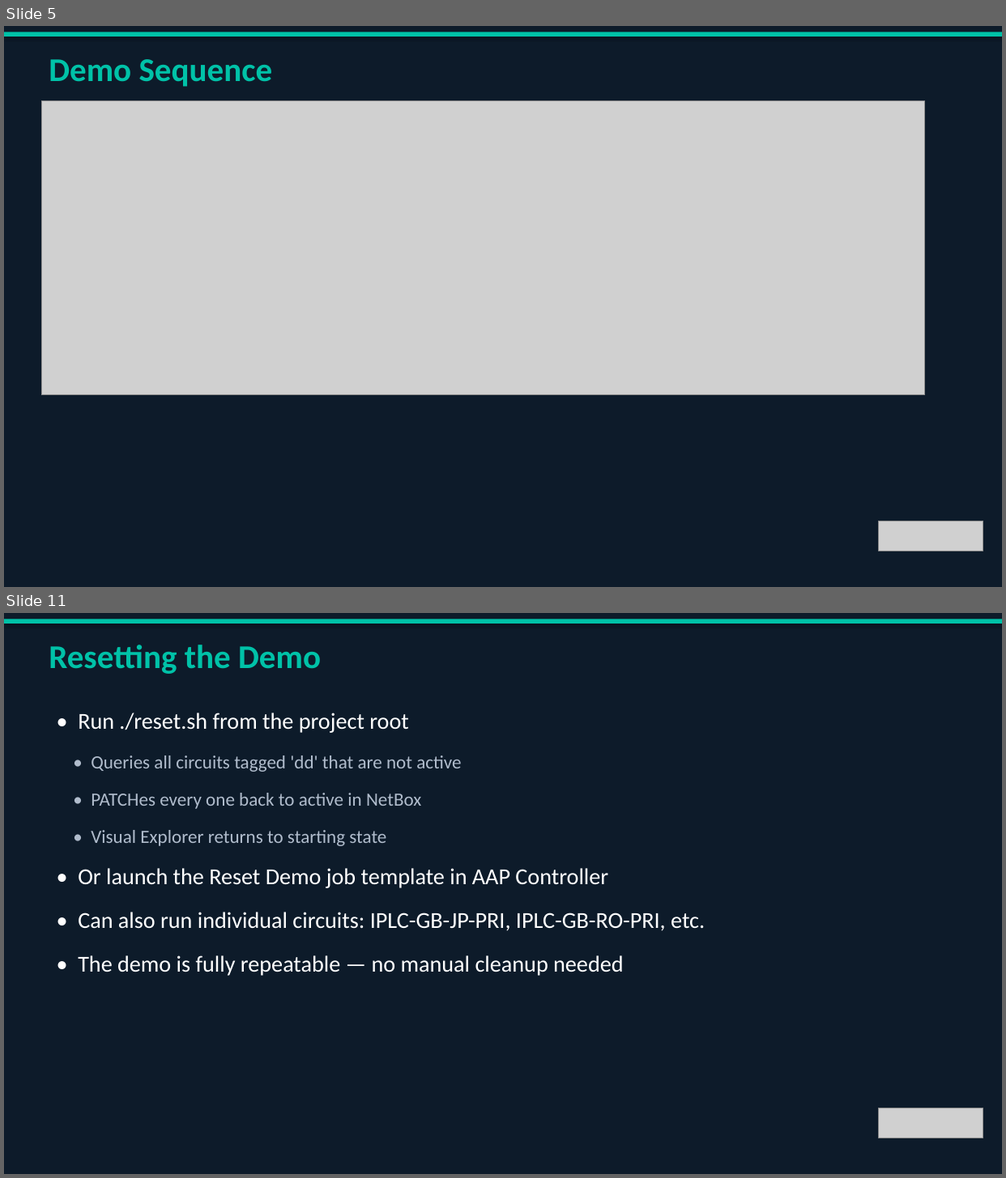
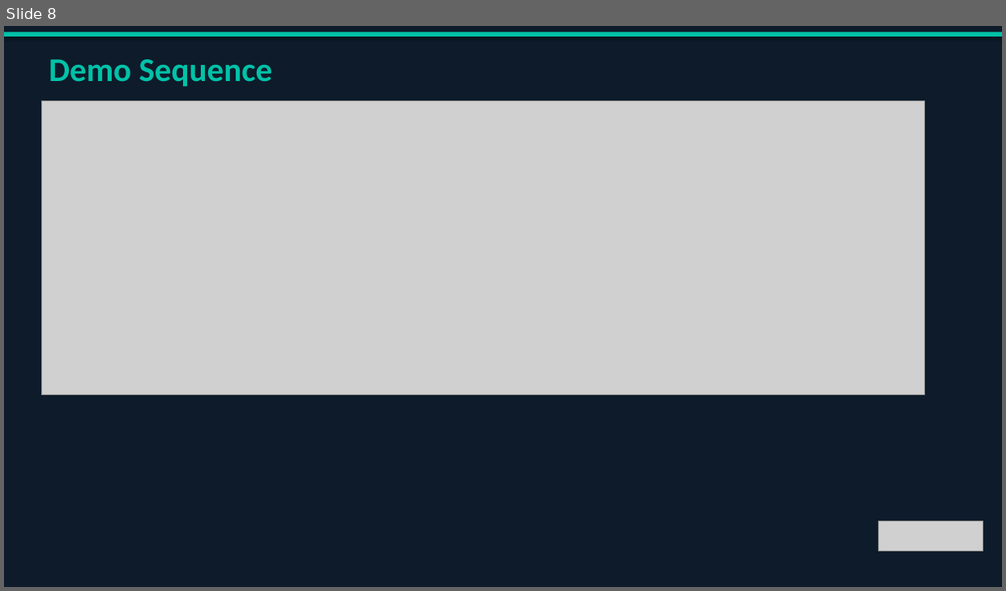
Before and after one commit to my0373/summit-netbox-circuits-demo, a slide deck: slides/Summit_Demo_Deck.pptx. Shown one above the other, each under a label of ours: slides 5 and 11 before the commit, slide 8 after it; the slides between them are not shown. The pictures are 1006x1178 and 1006x591 pixels, drawn with LibreOffice and Linux fonts; fonts in the diff are those of the drawing; grey boxes stand for pictures. Boxes give left, top, right and bottom in pixels: in the first picture for what was removed or moved away, otherwise in the second. Text is boxed around its words. In the diff, an @@ line names an element or a change of style, - is before the commit and + after.

```diff
--- a/slides/Summit_Demo_Deck.pptx
+++ b/slides/Summit_Demo_Deck.pptx
@@ slide 11 removed at bbox=[4, 613, 1002, 1174], background #0D1B2A @@
@@ rectangle removed at bbox=[4, 619, 1002, 624] @@
@@ text removed at bbox=[49, 645, 321, 674] @@
-Resetting the Demo
@@ text removed at bbox=[78, 713, 409, 733] @@
-• Run ./reset.sh from the project root
@@ text removed at bbox=[91, 756, 461, 772] @@
-• Queries all circuits tagged 'dd' that are not active
@@ text removed at bbox=[91, 793, 421, 809] @@
-• PATCHes every one back to active in NetBox
@@ text removed at bbox=[91, 830, 386, 846] @@
-• Visual Explorer returns to starting state
@@ text removed at bbox=[78, 868, 608, 888] @@
-• Or launch the Reset Demo job template in AAP Controller
@@ text removed at bbox=[78, 912, 705, 931] @@
-• Can also run individual circuits: IPLC-GB-JP-PRI, IPLC-GB-RO-PRI, etc.
@@ text removed at bbox=[78, 956, 623, 976] @@
-• The demo is fully repeatable — no manual cleanup needed
@@ picture removed at bbox=[879, 1109, 983, 1139] @@
@@ what was slide 5 is now slide 8 @@
```
Also in this commit, not shown: 6 slides changed, 4 slides added, 3 other slides removed, 1 other file.
